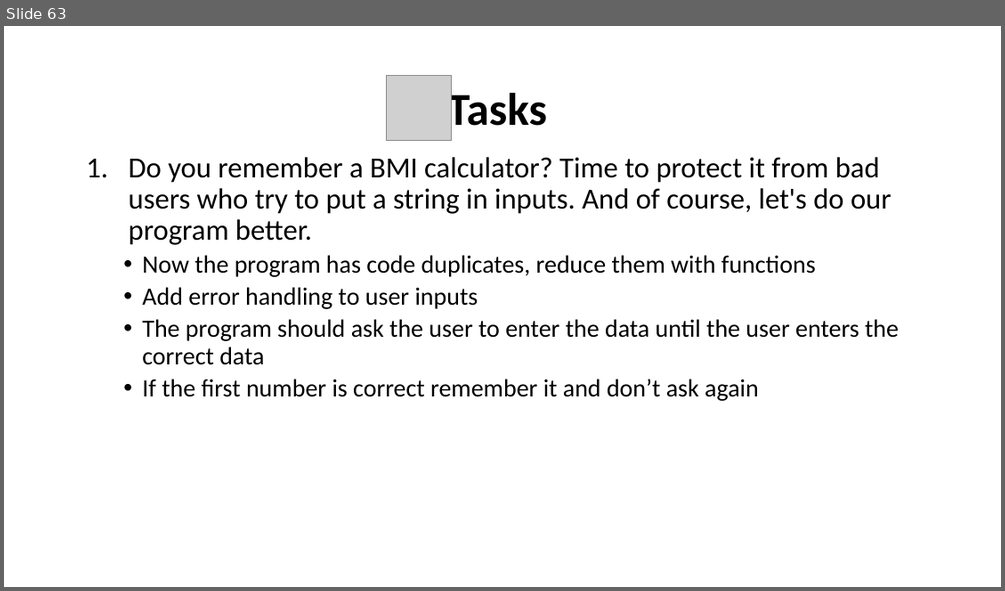
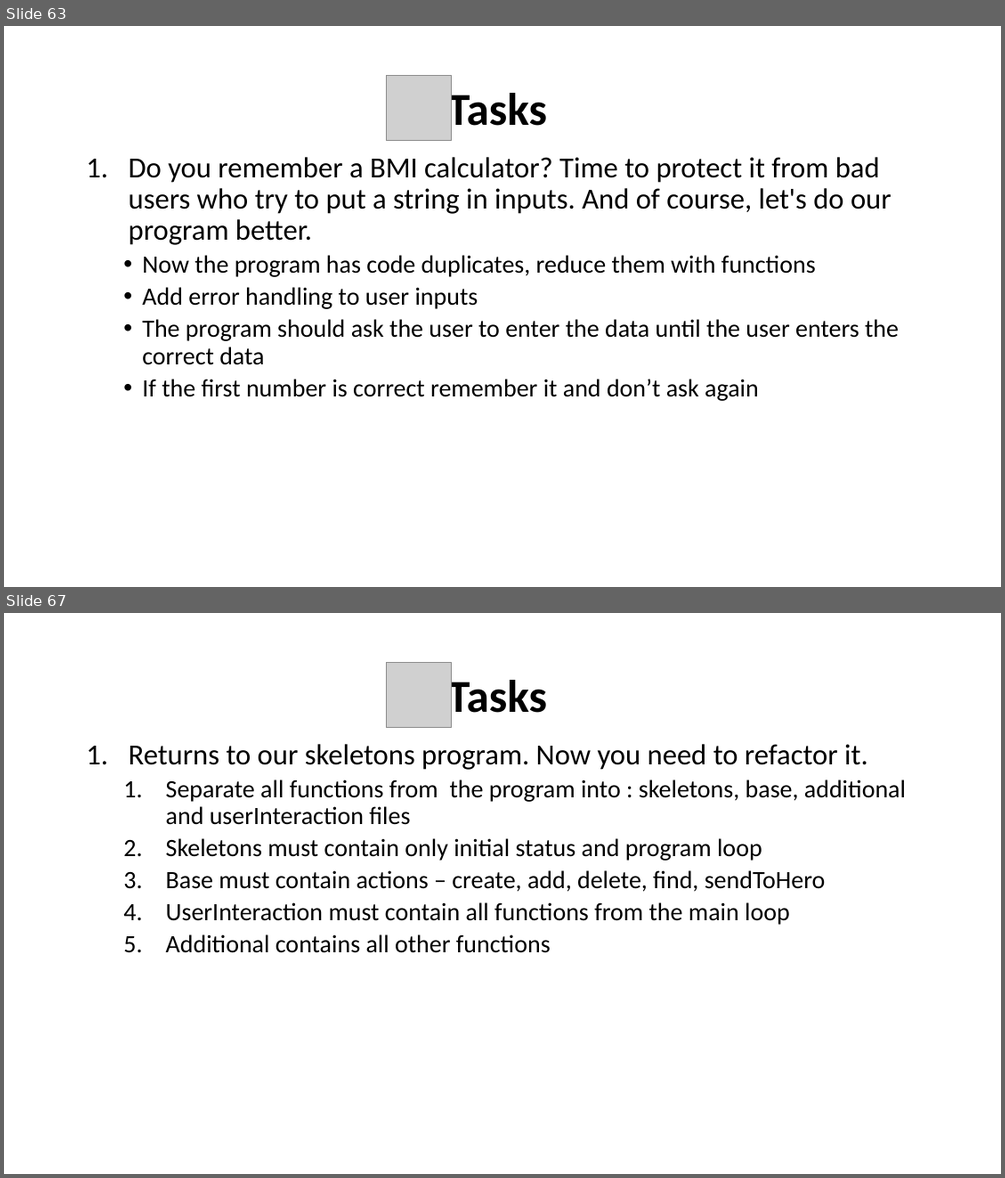
Before and after one commit to WonderLuc/brother-bootcamp, a slide deck: python 101/python_101.pptx. Shown one above the other, each under a label of ours: slide 63 before the commit, slides 63 and 67 after it; the slides between them are not shown. The pictures are 1005x591 and 1005x1178 pixels, drawn with LibreOffice and Linux fonts; fonts in the diff are those of the drawing; grey boxes stand for pictures; background and template pictures are left out. Boxes give left, top, right and bottom in pixels: in the first picture for what was removed or moved away, otherwise in the second. Text is boxed around its words. In the diff, an @@ line names an element or a change of style, - is before the commit and + after.

```diff
--- a/python 101/python_101.pptx
+++ b/python 101/python_101.pptx
@@ slide 67 added at (x1=4, y1=613, x2=1001, y2=1174), background picture (left out) @@
@@ picture added at (x1=386, y1=662, x2=451, y2=728) @@
@@ text added at (x1=447, y1=674, x2=547, y2=722), 44 pt, text #000000, bold @@
+Tasks
@@ text added at (x1=129, y1=744, x2=906, y2=953), 24 pt, text #000000 @@
+1. Returns to our skeletons program. Now you need to refactor it.
+  1. Separate all functions from the program into : skeletons, base, additional and userInteraction files
+  2. Skeletons must contain only initial status and program loop
+  3. Base must contain actions – create, add, delete, find, sendToHero
+  4. UserInteraction must contain all functions from the main loop
+  5. Additional contains all other functions
```
Also in this commit, not shown: 3 other slides added, 8 other files.
